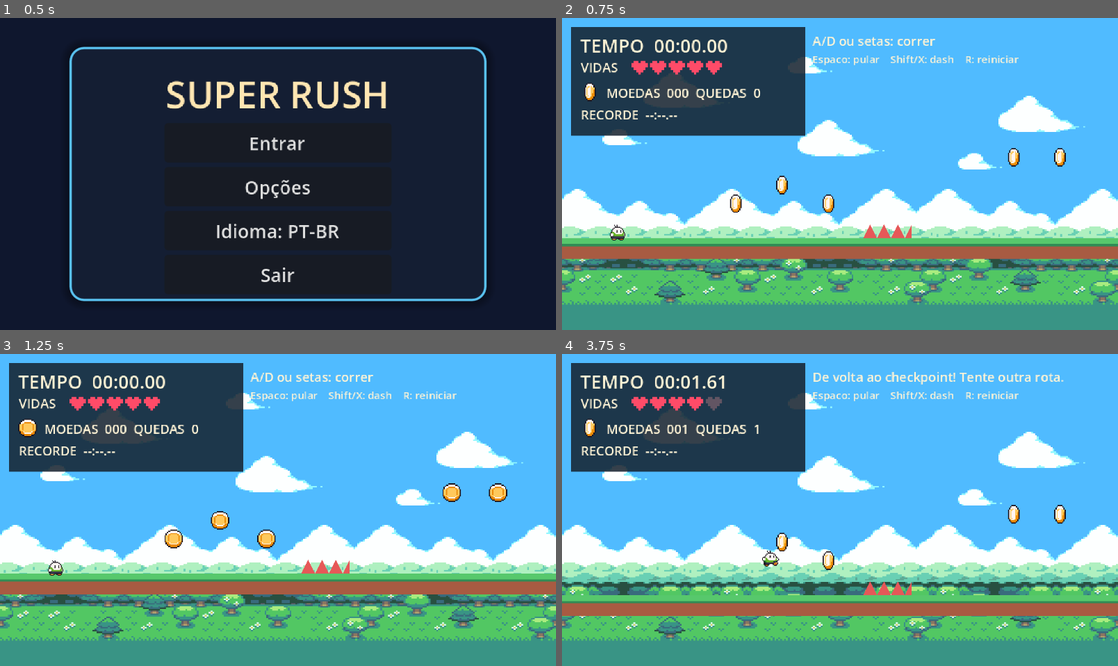
Above: before the commit, frames 1-4 (two rows, left to right).
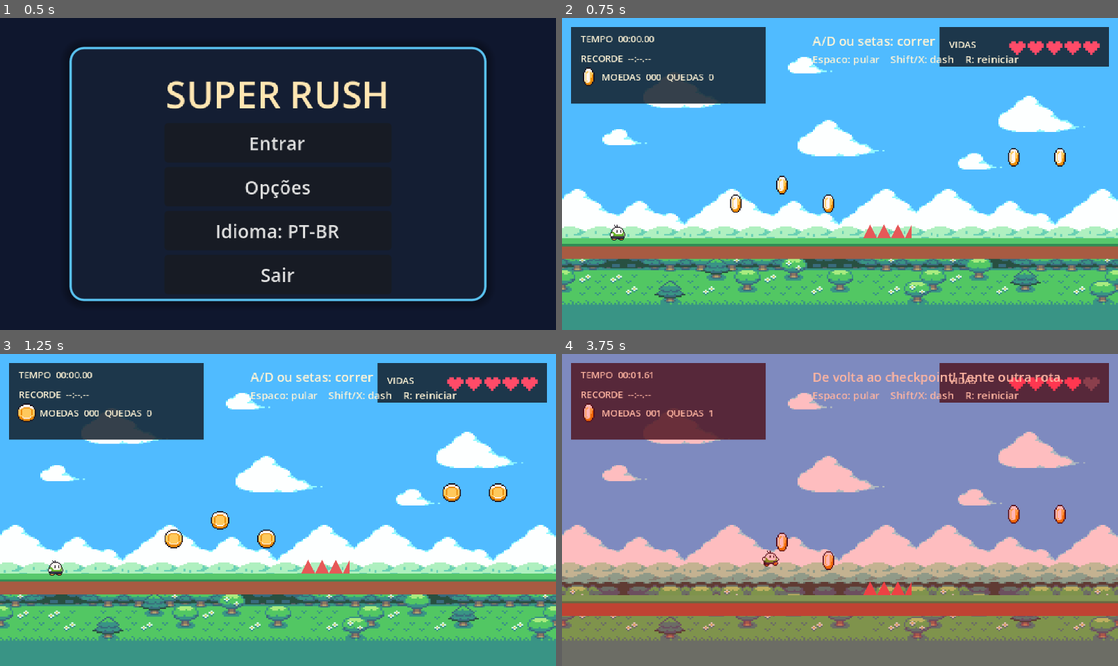
Above: after the commit, the same moments.

Repository: D124R/SuperRush
Game: Godot game, scene res://scenes/title_screen.tscn
The game is run twice, just before and just after one commit, with the same random seed, the same clock (stepped at 60 frames per second) and the same inputs.
Inputs:
- Up to frame 1 (0.5 s): no input
- Up to frame 2 (0.75 s): click "Entrar" at 0.5 s
- Up to frame 3 (1.25 s): no input
- Up to frame 4 (3.75 s): tap Enter at 1.25 s; hold D (move_right) 1.28-2.03 s; tap Shift (dash) at 1.35, 3.6 s; tap Space (jump) at 1.52, 2.27 s; hold A (move_left) 2.03-2.78 s; tap R at 2.1 s; hold D (move_right) 2.78-3.53 s; tap X at 2.85 s; hold W from 3.53 s (still down)

Frame 1 is identical in both runs. In frame 2, 12% of the frame differs, in the area x 1-99%, y 2-38%; in frame 3, 12%; in frame 4, 96%, in the area x 0-100%, y 0-100%.

Commit message:
Move life bar and add damage flash
Co-authored-by: Copilot <223556219+Copilot@users.noreply.github.com>

Diff:
--- a/src/game.gd
+++ b/src/game.gd
@@ -17,6 +17,7 @@
 var best_label: Label
 var life_meter: Control
 var game_over_overlay: ColorRect
+var damage_flash: ColorRect
 var elapsed_time: float = 0.0
 var best_time: float = 0.0
 var death_count: int = 0
@@ -43,8 +44,10 @@
 	if damage_cooldown > 0.0:
 		damage_cooldown = maxf(damage_cooldown - delta, 0.0)
 		player.sprite.visible = int(damage_cooldown * 12.0) % 2 == 0
+		damage_flash.color.a = 0.26 if int(damage_cooldown * 12.0) % 2 == 0 else 0.0
 		if damage_cooldown == 0.0:
 			player.sprite.visible = true
+			damage_flash.color.a = 0.0
 
 	if timer_running and not run_finished:
 		elapsed_time += delta
@@ -318,36 +321,57 @@
 
 	var panel := ColorRect.new()
 	panel.position = Vector2(8, 8)
-	panel.size = Vector2(202, 94)
+	panel.size = Vector2(168, 66)
 	panel.color = Color(0.08, 0.13, 0.18, 0.86)
 	hud.add_child(panel)
 
-	timer_label = _add_label(hud, Vector2(16, 12), Vector2(188, 21), "TEMPO  00:00.00", 16)
-	_add_label(hud, Vector2(16, 35), Vector2(40, 14), "VIDAS", 11)
-	var life_meter_script: Script = load("res://src/life_meter.gd")
-	life_meter = Control.new()
-	life_meter.position = Vector2(60, 37)
-	life_meter.custom_minimum_size = Vector2(78, 12)
-	life_meter.set_script(life_meter_script)
-	hud.add_child(life_meter)
-	life_meter.call("set_lives", lives)
-
+	timer_label = _add_label(hud, Vector2(16, 12), Vector2(156, 15), "TEMPO  00:00.00", 8)
+	best_label = _add_label(hud, Vector2(16, 29), Vector2(156, 12), "RECORDE  --:--.--", 8)
 	var coin_icon := Sprite2D.new()
 	coin_icon.texture = COIN_TEXTURE
 	coin_icon.hframes = 4
 	coin_icon.frame = 0
-	coin_icon.position = Vector2(24, 64)
+	coin_icon.position = Vector2(23, 51)
 	hud.add_child(coin_icon)
 	animated_coins.append(coin_icon)
-
-	stats_label = _add_label(hud, Vector2(38, 57), Vector2(164, 16), "MOEDAS  000  QUEDAS  0", 11)
-	best_label = _add_label(hud, Vector2(16, 76), Vector2(188, 16), "RECORDE  --:--.--", 11)
+	stats_label = _add_label(hud, Vector2(34, 45), Vector2(136, 12), "MOEDAS  000  QUEDAS  0", 8)
+
+	var life_panel := ColorRect.new()
+	life_panel.anchor_left = 1.0
+	life_panel.anchor_right = 1.0
+	life_panel.offset_left = -154.0
+	life_panel.offset_top = 8.0
+	life_panel.offset_right = -8.0
+	life_panel.offset_bottom = 42.0
+	life_panel.color = Color(0.08, 0.13, 0.18, 0.86)
+	hud.add_child(life_panel)
+	_add_label(
+		life_panel,
+		Vector2(8, 9),
+		Vector2(48, 16),
+		"VIDAS",
+		8
+	)
+	var life_meter_script: Script = load("res://src/life_meter.gd")
+	life_meter = Control.new()
+	life_meter.position = Vector2(60, 12)
+	life_meter.custom_minimum_size = Vector2(78, 12)
+	life_meter.set_script(life_meter_script)
+	life_panel.add_child(life_meter)
+	life_meter.call("set_lives", lives)
+
 	status_label = _add_label(hud, Vector2(216, 12), Vector2(254, 18), "A/D ou setas: correr", 11)
 	_add_label(hud, Vector2(216, 29), Vector2(254, 18), "Espaco: pular    Shift/X: dash    R: reiniciar", 9)
 
+	damage_flash = ColorRect.new()
+	damage_flash.set_anchors_and_offsets_preset(Control.PRESET_FULL_RECT)
+	damage_flash.color = Color(1.0, 0.0, 0.04, 0.0)
+	damage_flash.mouse_filter = Control.MOUSE_FILTER_IGNORE
+	hud.add_child(damage_flash)
+
 	game_over_overlay = ColorRect.new()
 	game_over_overlay.set_anchors_and_offsets_preset(Control.PRESET_FULL_RECT)
-	game_over_overlay.color = Color(0.02, 0.04, 0.08, 0.8)
+	game_over_overlay.color = Color(0.42, 0.01, 0.04, 0.8)
 	game_over_overlay.visible = false
 	hud.add_child(game_over_overlay)
 
@@ -430,11 +454,14 @@
 	player.respawn(checkpoint_position)
 	damage_cooldown = DAMAGE_COOLDOWN
 	player.sprite.visible = true
+	if is_instance_valid(damage_flash):
+		damage_flash.color.a = 0.26
 	_update_hud()
 	if lives == 0:
 		game_over = true
 		timer_running = false
 		player.set_physics_process(false)
+		damage_flash.color.a = 0.0
 		status_label.text = "Sem vidas! R para reiniciar."
 		game_over_overlay.visible = true
 		return
